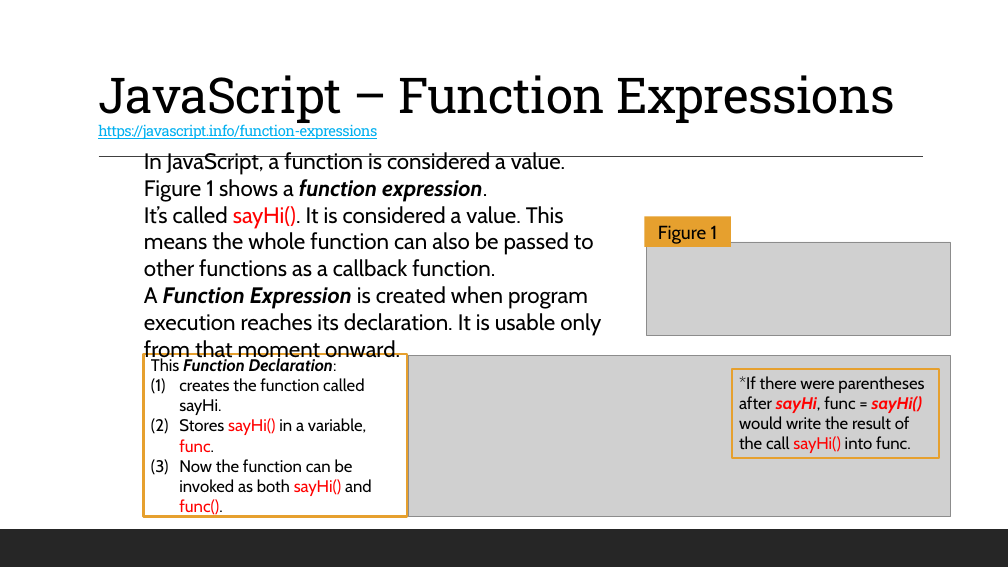
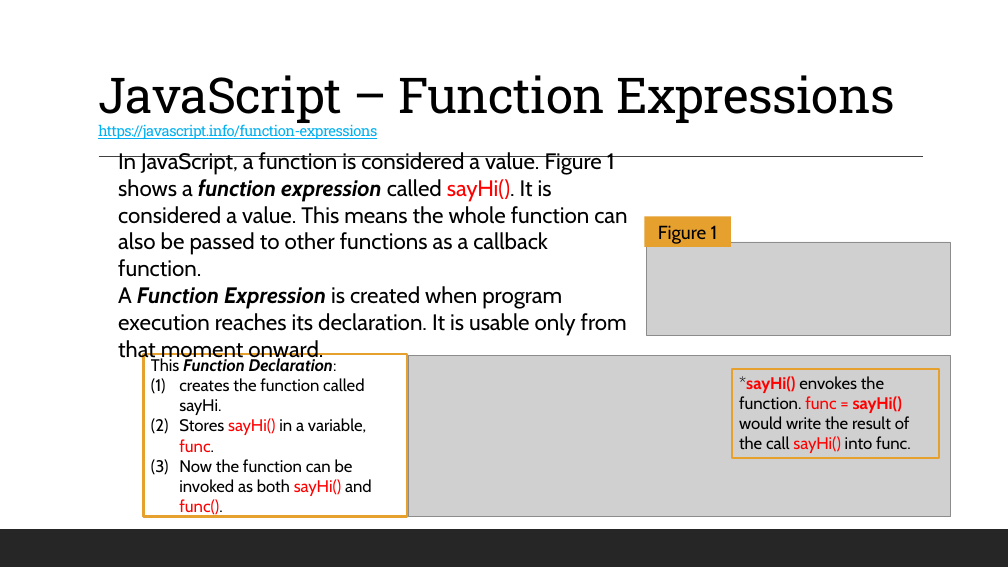
Before and after one commit to 12062021-dynamics365-uta/12062021-batch-repo, a slide deck: slide 6 of pdfs/w3/D25_.NET_JavaScriptFunctions.pptx. Drawn at 1008x567 pixels with LibreOffice and Linux fonts; fonts in the diff are those of the drawing; grey boxes stand for pictures. Boxes give left, top, right and bottom in pixels: in the first picture for what was removed or moved away, otherwise in the second. Text is boxed around its words. In the diff, an @@ line names an element or a change of style, - is before the commit and + after.

```diff
--- a/pdfs/w3/D25_.NET_JavaScriptFunctions.pptx
+++ b/pdfs/w3/D25_.NET_JavaScriptFunctions.pptx
@@ text "In JavaScript, a function is ..." moved from (x1=144, y1=152, x2=601, y2=363) to (x1=118, y1=152, x2=627, y2=363) @@
@@ text at (x1=118, y1=152, x2=627, y2=277): text changed @@
-In JavaScript, a function is considered a value. Figure 1 shows a function expression.
-It’s called sayHi(). It is considered a value. This means the whole function can also be passed to other functions as a callback function.
+In JavaScript, a function is considered a value. Figure 1 shows a function expression called sayHi(). It is considered a value. This means the whole function can also be passed to other functions as a callback function.
@@ text in rectangle at (x1=739, y1=376, x2=911, y2=453): text changed @@
-*If there were parentheses after sayHi, func = sayHi() would write the result of the call sayHi() into func.
+*sayHi() envokes the function. func = sayHi() would write the result of the call sayHi() into func.
```
Also in this commit, not shown: 6 other slides changed, 3 other files.
